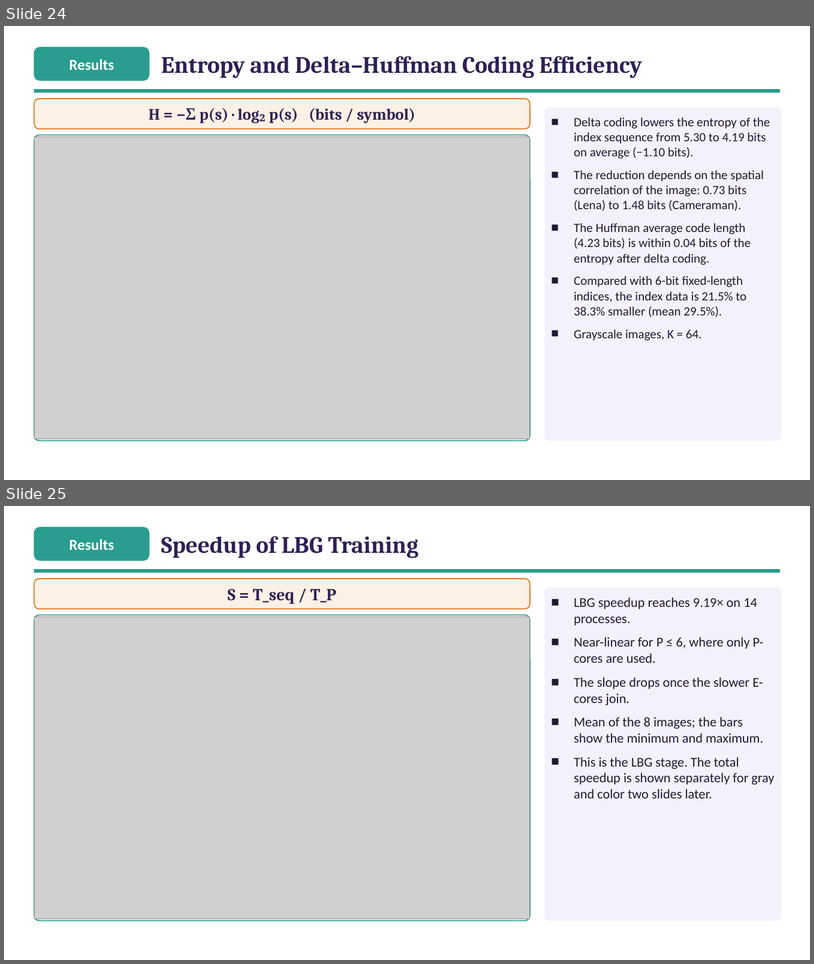
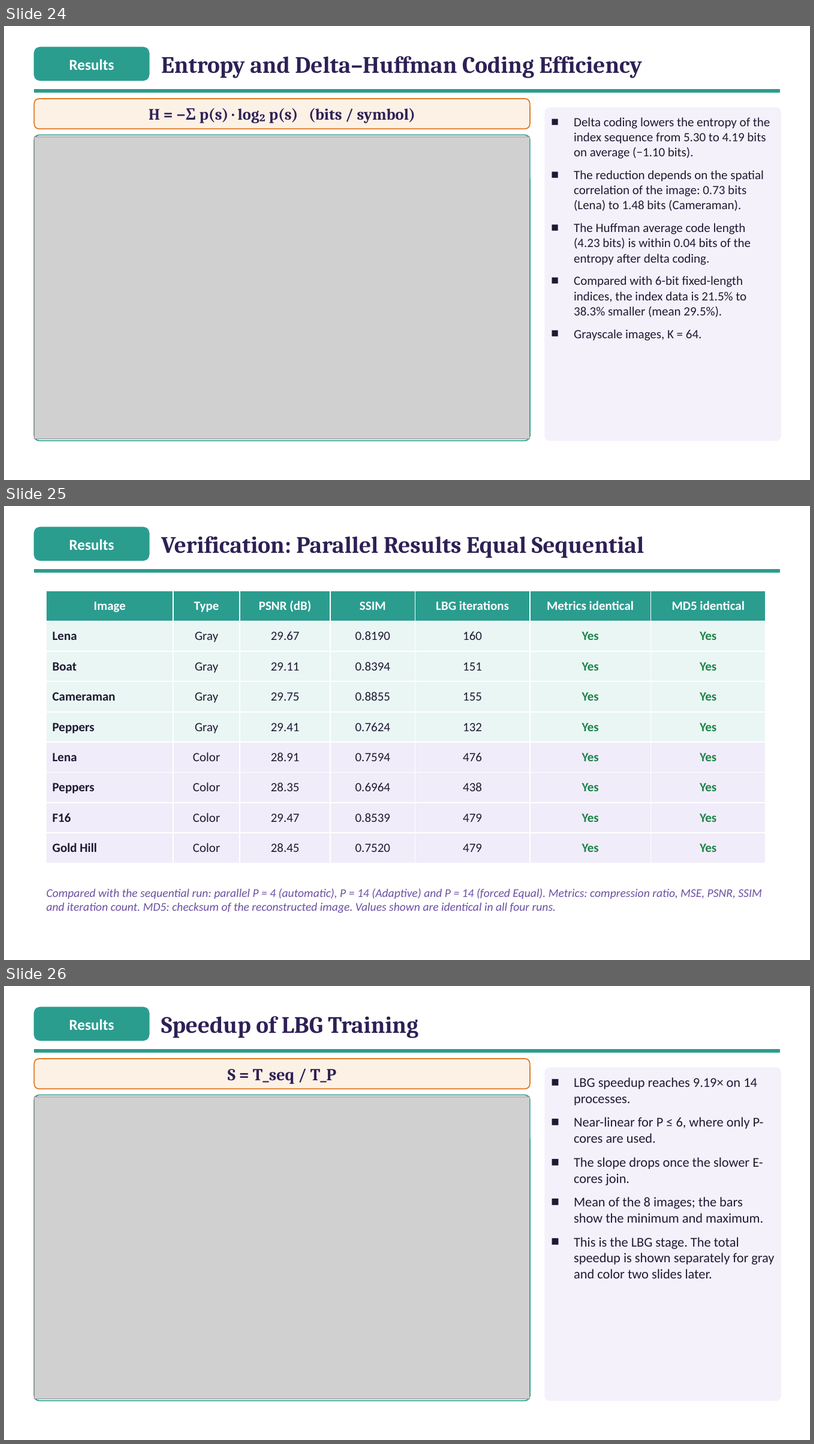
Before and after one commit to ibtihal-cpu/mihk, a slide deck: results/seminar/figs/Seminar_Ibtihal_FINAL.pptx. Shown one above the other, each under a label of ours: slides 24 and 25 before the commit, slides 24, 25 and 26 after it. The pictures are 814x964 and 814x1444 pixels, drawn with LibreOffice and Linux fonts; fonts in the diff are those of the drawing; grey boxes stand for pictures. Boxes give left, top, right and bottom in pixels: in the first picture for what was removed or moved away, otherwise in the second. Text is boxed around its words. In the diff, an @@ line names an element or a change of style, - is before the commit and + after.

```diff
--- a/results/seminar/figs/Seminar_Ibtihal_FINAL.pptx
+++ b/results/seminar/figs/Seminar_Ibtihal_FINAL.pptx
@@ slide 25 added at (4,506,810,960), background #FFFFFF @@
@@ rounded rectangle added at (34,527,149,561), fill #2A9D8F, outline #2A9D8F 1 pt @@
@@ text added at (69,539,114,550), 18 pt, text #FFFFFF, bold @@
+Results
@@ text added at (161,536,644,558), 28 pt, text #2E2055, bold @@
+Verification: Parallel Results Equal Sequential
@@ rectangle added at (34,570,780,572), fill #2A9D8F, outline #2A9D8F 1 pt @@
@@ table added at (47,591,766,854), 9 rows, 7 columns @@
+Image | Type | PSNR (dB) | SSIM | LBG iterations | Metrics identical | MD5 identical
+Lena | Gray | 29.67 | 0.8190 | 160 | Yes | Yes
+Boat | Gray | 29.11 | 0.8394 | 151 | Yes | Yes
+Cameraman | Gray | 29.75 | 0.8855 | 155 | Yes | Yes
+Peppers | Gray | 29.41 | 0.7624 | 132 | Yes | Yes
+Lena | Color | 28.91 | 0.7594 | 476 | Yes | Yes
+Peppers | Color | 28.35 | 0.6964 | 438 | Yes | Yes
+F16 | Color | 29.47 | 0.8539 | 479 | Yes | Yes
+Gold Hill | Color | 28.45 | 0.7520 | 479 | Yes | Yes
@@ text added at (47,888,762,913), 14 pt, text #6B4FA3, italic @@
+Compared with the sequential run: parallel P = 4 (automatic), P = 14 (Adaptive) and P = 14 (forced Equal). Metrics: compression ratio, MSE, PSNR, SSIM and iteration count. MD5: checksum of the reconstructed image. Values shown are identical in all four runs.
@@ what was slide 25 is now slide 26 @@
```
Also in this commit, not shown: 1 other slide added, 7 other files.
